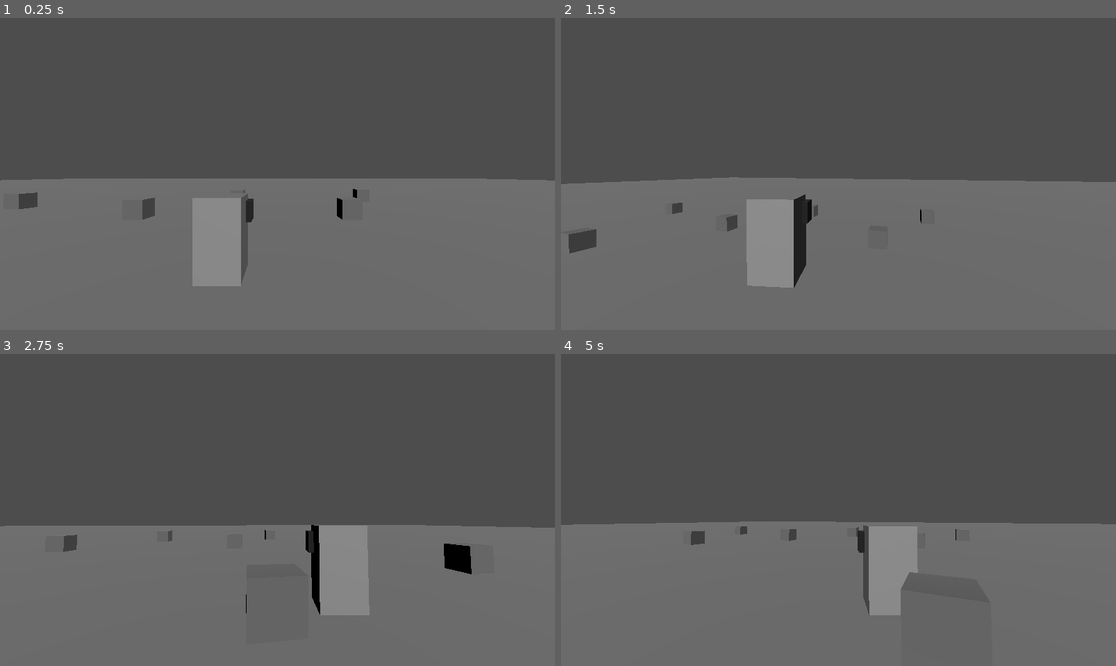
Above: before the commit, frames 1-4 (two rows, left to right).
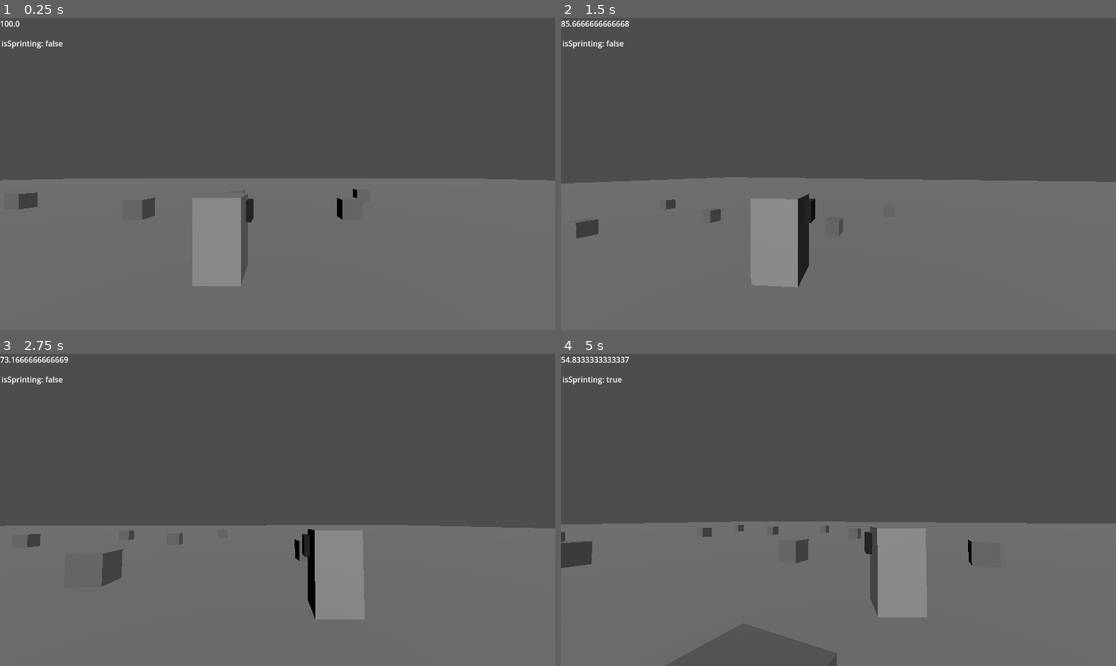
Above: after the commit, the same moments.

Repository: GustLSant/game-componentes
Game: Godot game, scene res://Main.tscn
Same seed, same stepped clock (60 frames per second), same inputs: the game is played once before the commit and once after it.
Inputs (mouse positions are in pixels of both pictures, inside the frame that each line leads up to):
- Up to frame 1 (0.25 s): no input
- Up to frame 2 (1.5 s): tap Enter at 0.5 s; move the mouse to (866, 174) at 0.52 s; hold D (MoveRight) 0.53-1.28 s; tap Shift (Sprint, bound only after the commit) at 0.6 s; tap Space (Jump) at 0.77 s; move the mouse to (810, 174) at 1.27 s; hold S (MoveBackwards) from 1.28 s (still down); tap W (MoveFoward) at 1.35 s
- Up to frame 3 (2.75 s): tap Space (Jump) at 1.52 s; tap Shift (Sprint, bound only after the commit) at 1.55, 2.3 s; move the mouse to (288, 503) at 2.02 s; release S (MoveBackwards) at 2.03 s; hold D (MoveRight) from 2.03 s (still down); tap Alt (ToggleCameraSide) at 2.1 s
- Up to frame 4 (5 s): move the mouse to (832, 516) at 2.77 s; tap Shift (Sprint, bound only after the commit) at 2.85, 3.6, 4.55 s; tap Space (Jump) at 3.02, 3.77, 4.52 s; move the mouse to (877, 513) at 3.52 s; release D (MoveRight) at 3.53 s; hold A (MoveLeft) from 3.53 s (still down); move the mouse to (794, 506) at 4.27 s; tap W (MoveFoward) at 4.35 s

The runs differ from the first frame. In frame 1, 0.2% of the frame differs, in the area x 0-12%, y 0-10%; in frame 2, 1.6%; in frame 3, 2.4%; in frame 4, 3.0%, in the area x 0-100%, y 0-100%.

Commit message:
add: movement sprint

Diff:
--- a/Components/ThirdPersonShooterPlayer/Camera.gd
+++ b/Components/ThirdPersonShooterPlayer/Camera.gd
@@ -23,7 +23,7 @@
 #region Head Bobbing
 const WALK_BOB_FREQUENCY:float = 0.007
 const RUN_BOB_FREQUENCY_MULTIPLIER:float = 3.0
-const MAX_BOB_AMPLITUDE:float = 0.15
+const MAX_BOB_AMPLITUDE:float = 0.05
 var currentBobAmplitude:float = 0.0
 #endregion
 
@@ -67,6 +67,8 @@
 
 func handleCameraBobbing(_delta:float)->void:
 	currentBobAmplitude = lerp(currentBobAmplitude, MAX_BOB_AMPLITUDE * player.isMoving, 10*_delta)
-	pivotBob.position.x =  cos(Time.get_ticks_msec() * WALK_BOB_FREQUENCY) * currentBobAmplitude
-	pivotBob.position.y =  sin(2*Time.get_ticks_msec() * WALK_BOB_FREQUENCY) * currentBobAmplitude
+	var sprintFrequencyMultiplier:float = (1.0*int(not player.isSprinting) + int(player.isSprinting) * 1.5)
+	var sprintAmplitudeMultiplier:float = (1.0*int(not player.isSprinting) + int(player.isSprinting) * 2.0)
+	pivotBob.position.x =  0.75*cos(Time.get_ticks_msec() * WALK_BOB_FREQUENCY*sprintFrequencyMultiplier) * currentBobAmplitude * sprintAmplitudeMultiplier
+	pivotBob.position.y =  sin(2*Time.get_ticks_msec() * WALK_BOB_FREQUENCY*sprintFrequencyMultiplier) * currentBobAmplitude * sprintAmplitudeMultiplier
 	pass
--- a/Components/ThirdPersonShooterPlayer/ThirdPersonShooterPlayer.gd
+++ b/Components/ThirdPersonShooterPlayer/ThirdPersonShooterPlayer.gd
@@ -11,6 +11,14 @@
 var jumpStrength:float = 10.0
 var isMoving:int = 0
 var isStandingStill:int = 0
+#endregion
+
+#region Sprint
+var stamina:float = 100.0
+var isSprinting:bool = false
+const SPRINT_STAMINA_COST:float = 20.0
+const STAMINA_RECOVER_FACTOR:float = 5.0
+const SPRINT_SPEED_MULTIPLIER:float = 2.0
 #endregion
 
 
@@ -32,6 +40,17 @@
 	var targetBodyRotation:float = camera.pivotRot.rotation.y*isMoving + body.rotation.y*isStandingStill
 	body.rotation.y = lerp_angle(body.rotation.y, targetBodyRotation, 12*_delta)
 
+	# sprint activation
+	if(Input.is_action_just_pressed("Sprint") and stamina > SPRINT_STAMINA_COST): isSprinting = !isSprinting
+	isSprinting = isSprinting and isMoving and (stamina > 0.0)
+
+	# sprint usage
+	vecMovement = vecMovement*SPRINT_SPEED_MULTIPLIER*int(isSprinting) + vecMovement*int(not isSprinting)
+	stamina += -SPRINT_STAMINA_COST*_delta*int(isSprinting) + STAMINA_RECOVER_FACTOR*_delta*int(not isSprinting)
+	stamina = clamp(stamina, 0.0, 100.0)
+	$Label.text = str(stamina)
+	$Label2.text = 'isSprinting: ' + str(isSprinting)
+
 	# gravidade e pulo
 	if(self.is_on_floor()):
 		if(Input.is_action_just_pressed("Jump")):
--- a/Components/ThirdPersonShooterPlayer/ThirdPersonShooterPlayer.tscn
+++ b/Components/ThirdPersonShooterPlayer/ThirdPersonShooterPlayer.tscn
@@ -68,3 +68,13 @@
 [node name="CollShape" type="CollisionShape3D" parent="."]
 transform = Transform3D(1, 0, 0, 0, 1, 0, 0, 0, 1, 0, 0.9, 0)
 shape = SubResource("BoxShape3D_6vp7m")
+
+[node name="Label" type="Label" parent="."]
+offset_right = 40.0
+offset_bottom = 23.0
+
+[node name="Label2" type="Label" parent="."]
+offset_left = 3.0
+offset_top = 41.0
+offset_right = 43.0
+offset_bottom = 64.0
--- a/project.godot
+++ b/project.godot
@@ -47,6 +47,11 @@
 "events": [Object(InputEventKey,"resource_local_to_scene":false,"resource_name":"","device":-1,"window_id":0,"alt_press …(195 unchanged characters)…
 ]
 }
+Sprint={
+"deadzone": 0.2,
+"events": [Object(InputEventKey,"resource_local_to_scene":false,"resource_name":"","device":-1,"window_id":0,"alt_pressed":false,"shift_pressed":false,"ctrl_pressed":false,"meta_pressed":false,"pressed":false,"keycode":0,"physical_keycode":4194325,"key_label":0,"unicode":0,"location":0,"echo":false,"script":null)
+]
+}
 
 [layer_names]
 
